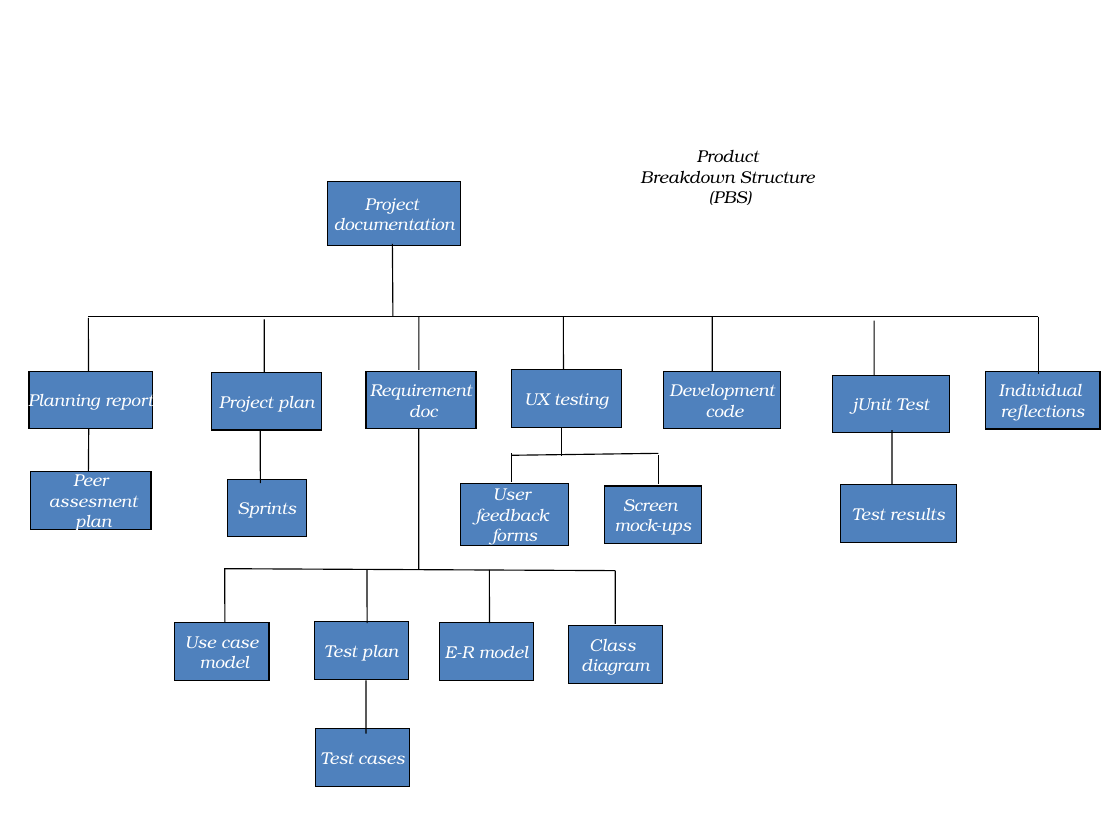
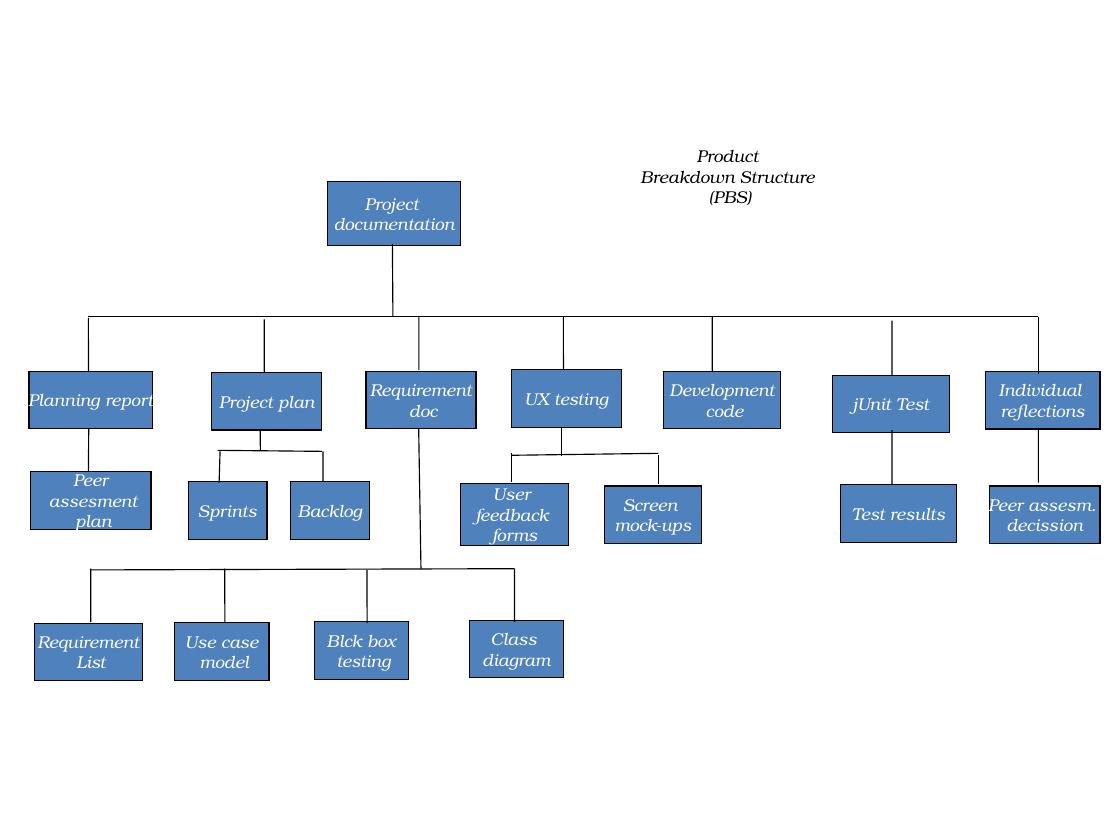
Before and after one commit to Evulbuddha/ASE-Assignment, a slide deck: slide 1 of UML Documentation/PBS.pptx. Drawn at 1120x840 pixels with LibreOffice and Linux fonts; fonts in the diff are those of the drawing. Boxes give left, top, right and bottom in pixels: in the first picture for what was removed or moved away, otherwise in the second. Text is boxed around its words. In the diff, an @@ line names an element or a change of style, - is before the commit and + after.

```diff
--- a/UML Documentation/PBS.pptx
+++ b/UML Documentation/PBS.pptx
@@ line moved from (875, 320) - (875, 375) to (892, 320) - (892, 375) @@
@@ line moved from (260, 430) - (260, 483) to (260, 430) - (260, 450) @@
@@ line moved from (366, 680) - (366, 734) to (1038, 428) - (1038, 483) @@
@@ line added from (217, 450) to (321, 451), #000000 0.75 pt @@
@@ line added from (221, 451) to (220, 483), #000000 0.75 pt @@
@@ line added from (323, 451) to (323, 485), #000000 0.75 pt @@
@@ rectangle "Sprints": place and size @@
-rectangle "Sprints" at (227, 479, 306, 536)
+rectangle "Sprints" at (188, 482, 267, 539)
@@ rectangle added at (290, 482, 368, 539), fill #4F81BD, outline #000000 0.75 pt, 11 pt, text #FFFFFF, italic @@
+Backlog
@@ rectangle added at (989, 486, 1100, 543), fill #4F81BD, outline #000000 0.75 pt, 11 pt, text #FFFFFF, italic @@
+Peer assesm.
+decission
@@ line moved from (224, 569) - (615, 571) to (91, 570) - (514, 569) @@
@@ line moved from (489, 570) - (489, 623) to (91, 569) - (91, 622) @@
@@ line moved from (615, 571) - (615, 624) to (514, 569) - (514, 622) @@
@@ rectangle added at (35, 623, 142, 680), fill #4F81BD, outline #000000 0.75 pt, 11 pt, text #FFFFFF, italic @@
+Requirement
+List
@@ rectangle removed at (439, 623, 533, 680) @@
-E-R model
@@ rectangle "Class": place and size @@
-rectangle "Class" at (568, 626, 662, 683)
+rectangle "Class" at (469, 620, 563, 678)
@@ text in rectangle at (327, 635, 396, 671): text changed @@
-Test plan
+Blck box
+testing
@@ rectangle removed at (316, 729, 410, 786) @@
-Test cases
```
Also in this commit, not shown: 4 other files.
